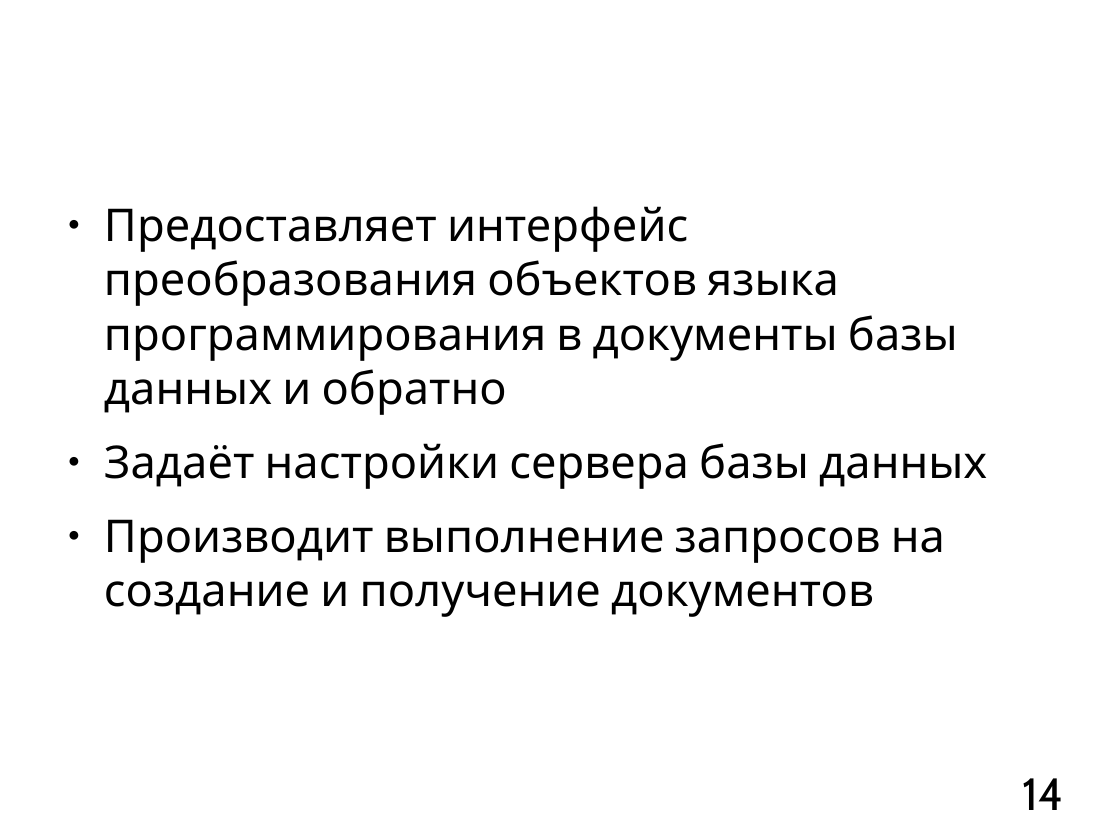
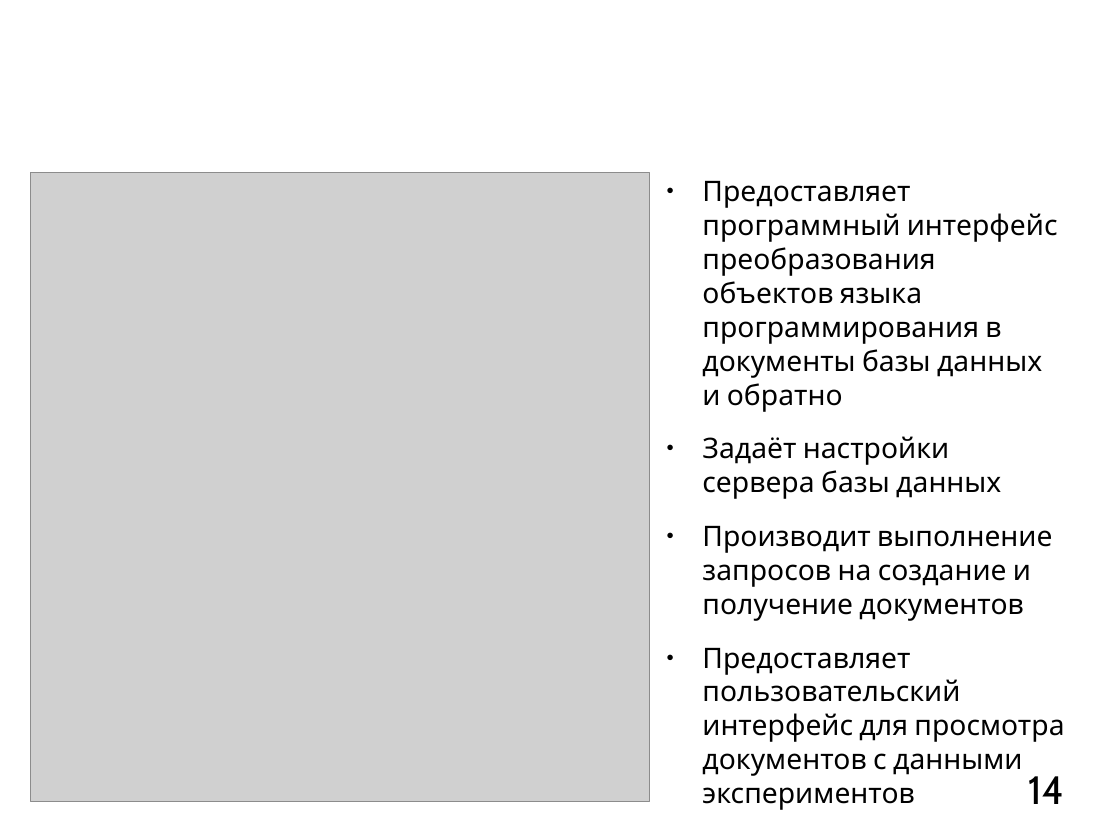
Before and after one commit to mkpankov/adaptor, a slide deck: slide 14 of diploma/defense/brochure.odp. Drawn at 1120x840 pixels with LibreOffice and Linux fonts; fonts in the diff are those of the drawing; grey boxes stand for pictures; background and template pictures are left out. Boxes give left, top, right and bottom in pixels: in the first picture for what was removed or moved away, otherwise in the second. Text is boxed around its words. In the diff, an @@ line names an element or a change of style, - is before the commit and + after.

```diff
--- a/diploma/defense/brochure.odp
+++ b/diploma/defense/brochure.odp
@@ picture added at (30, 173, 649, 802) @@
@@ text "Предоставляет программный интерфейс преобразования объектов ...": place and size @@
-text "Предоставляет программный интерфейс преобразования объектов ..." at (104, 206, 987, 617)
+text "Предоставляет программный интерфейс преобразования объектов ..." at (702, 181, 1064, 775)
@@ text at (702, 181, 1058, 412): text changed; size 32 to 20 pt @@
-● Предоставляет интерфейс преобразования объектов языка программирования в документы базы данных и обратно
+● Предоставляет программный интерфейс преобразования объектов языка программирования в документы базы данных и обратно
@@ text at (702, 436, 1052, 621): size 32 to 20 pt in "Задаёт настройки сервера базы данных", "Производит выполнение запросов на создание и получение ..." @@
@@ text at (702, 648, 1064, 775): paragraph added @@
+● Предоставляет пользовательский интерфейс для просмотра документов с данными экспериментов
@@ page number at (1028, 776, 1064, 804): size 32 to 28 pt @@
```
Also in this commit, not shown: 10 other slides changed, 1 slide added, 6 slides removed.
